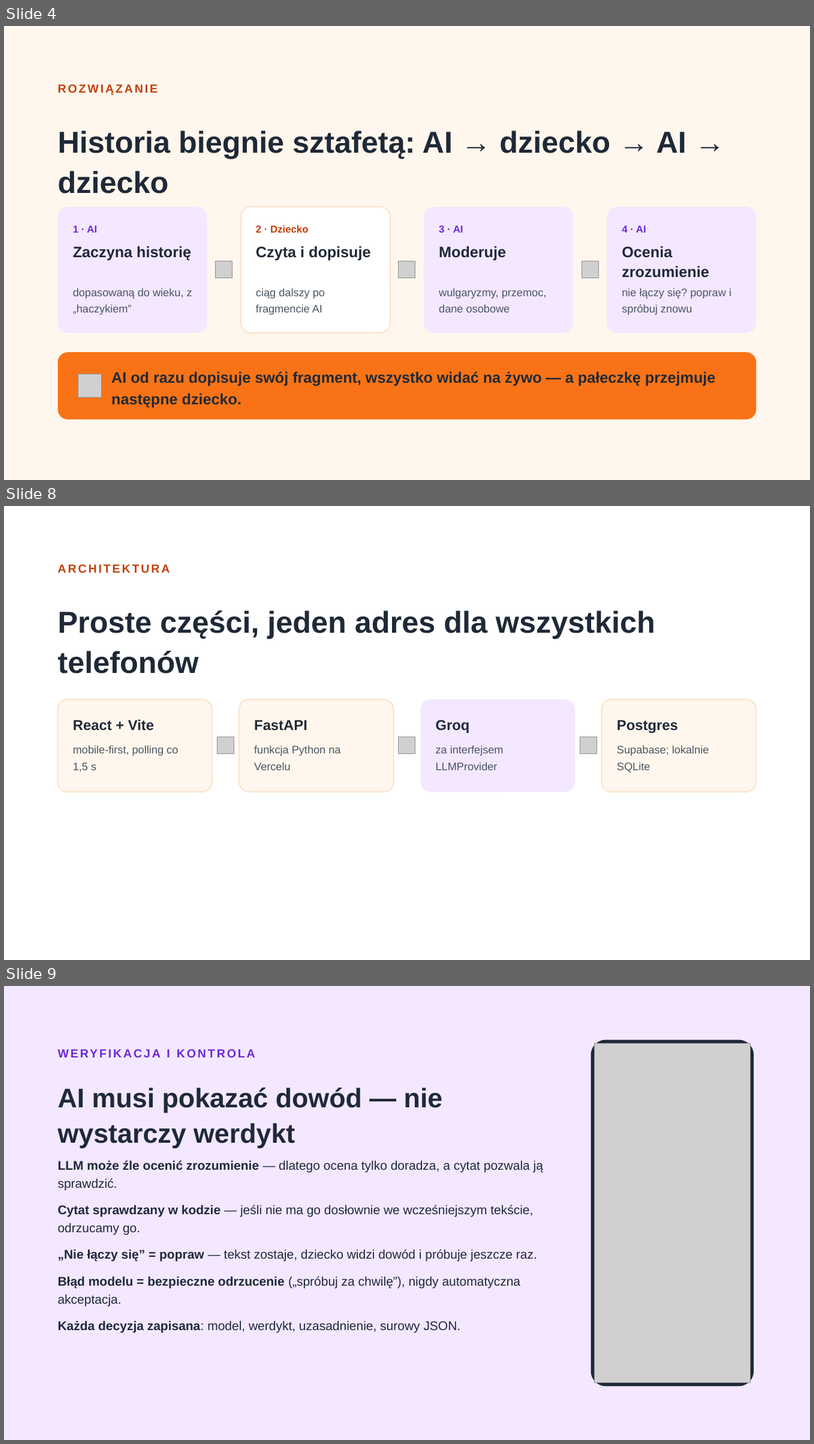
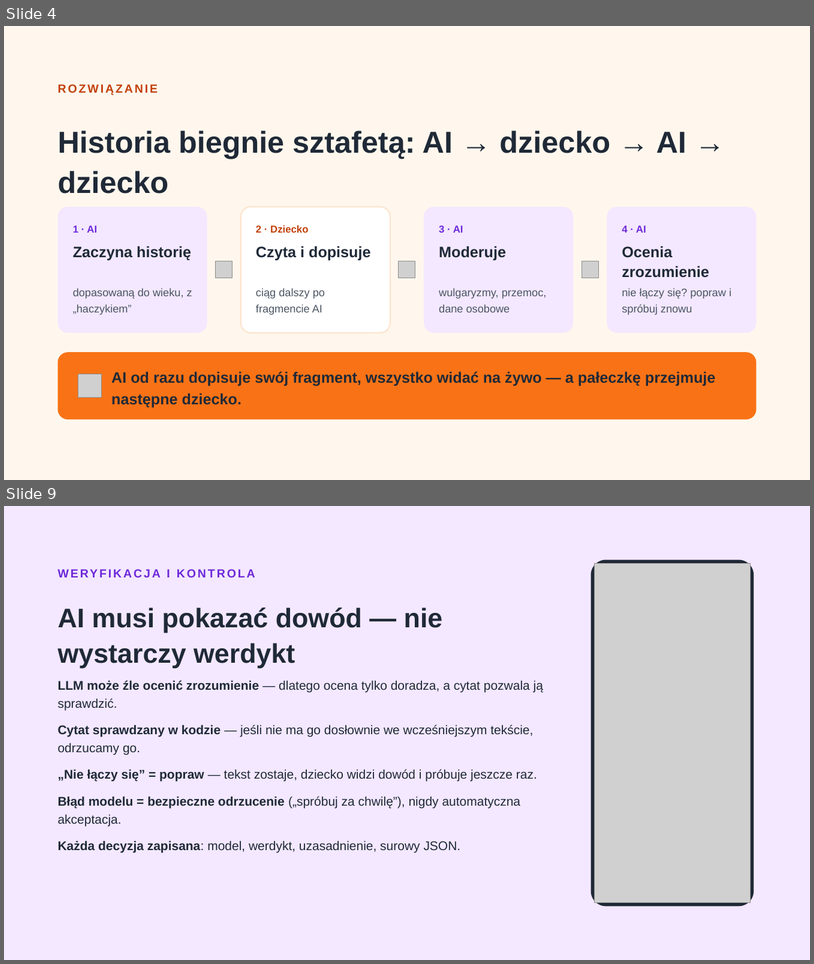
Before and after one commit to Drop-the-Base/dezanalfabetyzator, a slide deck: docs/pitch/Sztafeta-Slow.pptx. Shown one above the other, each under a label of ours: slides 4, 8 and 9 before the commit, slides 4 and 9 after it; the slides between them are not shown. The pictures are 814x1444 and 814x964 pixels, drawn with LibreOffice and Linux fonts; fonts in the diff are those of the drawing; grey boxes stand for pictures. Boxes give left, top, right and bottom in pixels: in the first picture for what was removed or moved away, otherwise in the second. Text is boxed around its words. In the diff, an @@ line names an element or a change of style, - is before the commit and + after.

```diff
--- a/docs/pitch/Sztafeta-Slow.pptx
+++ b/docs/pitch/Sztafeta-Slow.pptx
@@ slide 8 removed at (x1=4, y1=506, x2=810, y2=960), background #FFFFFF @@
@@ text removed at (x1=58, y1=564, x2=170, y2=573) @@
-ARCHITEKTURA
@@ text removed at (x1=58, y1=610, x2=656, y2=673) @@
-Proste części, jeden adres dla wszystkich telefonów
@@ rounded rectangle removed at (x1=58, y1=699, x2=213, y2=792) @@
@@ rounded rectangle removed at (x1=239, y1=699, x2=394, y2=792) @@
@@ rounded rectangle removed at (x1=421, y1=699, x2=576, y2=792) @@
@@ rounded rectangle removed at (x1=602, y1=699, x2=757, y2=792) @@
@@ text removed at (x1=73, y1=719, x2=154, y2=730) @@
-React + Vite
@@ text removed at (x1=254, y1=720, x2=308, y2=730) @@
-FastAPI
@@ text removed at (x1=436, y1=720, x2=470, y2=733) @@
-Groq
@@ text removed at (x1=617, y1=720, x2=678, y2=733) @@
-Postgres
@@ picture removed at (x1=218, y1=737, x2=234, y2=754) @@
@@ picture removed at (x1=399, y1=737, x2=416, y2=754) @@
@@ picture removed at (x1=581, y1=737, x2=597, y2=754) @@
@@ text removed at (x1=73, y1=745, x2=178, y2=771) @@
-mobile-first, polling co 1,5 s
@@ text removed at (x1=254, y1=745, x2=341, y2=770) @@
-funkcja Python na Vercelu
@@ text removed at (x1=436, y1=745, x2=504, y2=770) @@
-za interfejsem LLMProvider
@@ text removed at (x1=617, y1=745, x2=710, y2=772) @@
-Supabase; lokalnie SQLite
```
Also in this commit, not shown: 2 slides changed, 1 slide added, 1 other file.
